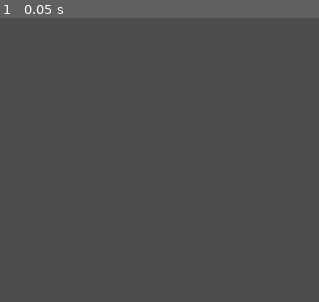
Above: before the commit, frame 1.
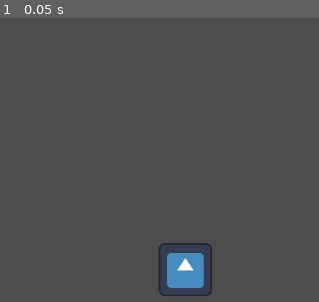
Above: after the commit, the same moment.

Repository: YYF233333/Ring-engine
Game: Godot game, scene res://scenes/main.tscn
Same seed, same stepped clock (60 frames per second), same inputs: the game is played once before the commit and once after it. The engine's default icon, where the game draws it, is replaced by a stand-in: a white triangle on a blue panel in a dark square.
Inputs:
- Up to frame 1 (0.05 s): no input

The runs differ from the first frame. In frame 1, 1.8% of the frame differs, in the area x 49-67%, y 79-98%.
Error after the commit: Parse Error: Expected type specifier after "is not". (res://modules/persist/snapshot.gd:111)

Commit message:
[REFACTOR] refine persist system

Diff:
--- /dev/null
+++ b/modules/persist/global_value.gd
@@ -0,0 +1,90 @@
+extends Node
+
+## 单例，全局变量存储器，保存在场景切换后或者游戏重新加载时需要保持不变的数据[br]
+## 典型用途：[br]
+##  1.脚本变量影射全局变量：
+##  [codeblock]
+##  var a: int:
+##      set(val): GlobalValue.set_var("a", val)
+##      get: GlobalValue.get_var("a")
+##  [/codeblock]
+
+## 全局变量类型
+enum VarType {
+    SNAPSHOT, ## 跟随存档一起保存，加载存档时覆盖
+    TEMP, ## 保存在内存中，切换场景时保持，关闭游戏丢失
+    PERSIST ## 关闭游戏时将保存到磁盘
+}
+
+var global_var: Dictionary = {}
+
+class GlobalVar:
+    var type: VarType
+    var value: Variant
+
+    func _init(type: VarType, value: Variant) -> void:
+        self.type = type
+        self.value = value
+
+## 初始化或者修改全局变量值，默认创建TEMP类型的变量
+func set_var(name: String, value: Variant) -> void:
+    global_var[name] = GlobalVar.new(VarType.TEMP, value)
+
+## [method set_var]PERSIST变体
+func set_var_persist(name: String, value: Variant) -> void:
+    global_var[name] = GlobalVar.new(VarType.PERSIST, value)
+
+## [method set_var]SNAPSHOT变体
+func set_var_snapshot(name: String, value: Variant) -> void:
+    global_var[name] = GlobalVar.new(VarType.SNAPSHOT, value)
+
+## 变量不存在时返回null
+func get_var(name: String) -> Variant:
+    return null if global_var.get(name) == null else global_var.get(name).value
+
+func has_var(name: String) -> bool:
+    return global_var.has(name)
+
+## 获取全局变量类型（不是变量自己的类型），变量不存在时返回null
+func var_type(name: String) -> VarType:
+    return null if not global_var.has(name) else global_var[name].type
+
+## 获取所有需要被快照保存的变量
+func snapshot_vars() -> Dictionary:
+    var snap_vars = {}
+    for key in global_var:
+        if global_var[key].type == VarType.SNAPSHOT:
+            var value = global_var[key].value
+            if typeof(value) == TYPE_ARRAY or typeof(value) == TYPE_DICTIONARY:
+                snap_vars[key] = value.duplicate(true)
+            else:
+                snap_vars[key] = value
+    return snap_vars
+
+func _enter_tree() -> void:
+    #TODO find a proper place for this
+    if not DirAccess.dir_exists_absolute("res://save"):
+        DirAccess.make_dir_absolute("res://save")
+    var json = JSON.new()
+    var data = FileAccess.get_file_as_string("res://save/global_variables.json")
+    # Check if there is any error while parsing the JSON string, skip in case of failure
+    if data:
+        var parse_result = json.parse(data)
+        if not parse_result == OK:
+            print("JSON Parse Error: ", json.get_error_message(), " in ", data, " at line ", json.get_error_line())
+            return
+        var global_persist = json.get_data()
+        for key in global_persist:
+            global_var[key] = GlobalVar.new(VarType.PERSIST, global_persist[key])
+
+func _exit_tree() -> void:
+    var global_persist = {}
+    for key in global_var:
+        if global_var[key].type == VarType.PERSIST:
+            global_persist[key] = global_var[key].value
+    var data = JSON.stringify(global_persist, "    ")
+    var global_file = FileAccess.open("res://save/global_variables.json", FileAccess.WRITE)
+    if global_file == null:
+        print("File open error: ", FileAccess.get_open_error())
+        return
+    global_file.store_string(data)
--- /dev/null
+++ b/modules/persist/snapshot.gd
@@ -0,0 +1,127 @@
+extends Node
+
+## 单例，提供游戏快照保存功能[br]
+## 快照逻辑上构成一个队列，回滚时新的快照将被删除[br]
+## 通过快照持久化可以提供存档功能（脚本变量需要单独存储）
+
+## 快照索引
+var snapshot_name: Dictionary = {}
+## 快照队列
+var snapshots: Array[Snapshot] = []
+## 全局唯一存档计数器，提供默认存档文件名称
+var save_counter: int:
+    set(val): GlobalValue.set_var_persist("save_counter", val)
+    get: return GlobalValue.get_var("save_counter")
+
+
+class Snapshot:
+    var name: String
+    # 场景树
+    var root: Node
+    # 其它需要保存的变量
+    var meta: Dictionary
+
+    func _init(name: String, root: Node) -> void:
+        self.name = name
+        self.root = root
+
+func _ready() -> void:
+    # 这个方法在游戏最开始执行，应该不会出现save_counter(temp)的情况
+    if not GlobalValue.has_var("save_counter"):
+        GlobalValue.set_var_persist("save_counter", 0)
+
+## 打印当前的快照队列，可以自定义打印格式[br]
+## custom_print需要接受两个参数：[br]
+##      name：快照名[br]
+##      root：快照场景根节点[br]
+func print_snapshots(custom_print: Callable = func(name: String, _root: Node): print(name)) -> void:
+    print("=====snapshots=====")
+    for snapshot in snapshots:
+        custom_print.call(snapshot.name, snapshot.root)
+    print("====================")
+
+## 查看当前快照队列中的所有快照名称
+func current_snapshots() -> Array[String]:
+    var names = []
+    for snap in snapshots:
+        names.append(snap.name)
+    return names
+
+## 创建新快照，可以指定快照名，但不能重复，返回值为新创建的快照的名称
+func create_snapshot(root: Node, name: String = "") -> String:
+    if name.is_empty():
+        name = String.num_int64(save_counter)
+        save_counter += 1
+    ## 确保快照名不重复
+    assert(snapshot_name.has(name) == false)
+    var snapshot = Snapshot.new(name, root.duplicate())
+    snapshot.meta = GlobalValue.snapshot_vars()
+    #print(snapshot.name)
+    snapshots.append(snapshot)
+    snapshot_name[name] = snapshot
+    return name
+
+## 返回指定快照的状态，回滚场景树和标记为SNAPSHOT的全局变量
+## 如果无法找到指定快照，返回null，不修改快照队列
+func rollback(name: String, prev_root: Node) -> String:
+    if snapshot_name[name] == null:
+        return "Snapshot not found"
+    while not snapshots.is_empty():
+        var snap = snapshots.pop_back()
+        snapshot_name.erase(snap.name)
+        if snap.name == name:
+            var root = get_tree().root
+            root.remove_child(prev_root)
+            root.add_child(snap.root)
+            # restore snapshot variables
+            for key in snap.meta:
+                GlobalValue.set_var_snapshot(key, snap.meta[key])
+            return "Ok"
+    push_error("Unreachable")
+    return ""
+
+## 将快照持久化到磁盘，默认文件名和快照名相同，支持自定义文件名，返回实际使用的文件名[br]
+## [color=yellow]Warning:[/color] 已经存在的同名快照将被覆盖
+func persist_snapshot(name: String, file_name: String = "") -> String:
+    var snapshot: Snapshot = snapshot_name[name]
+    # save scenetree
+    recursive_set_owner(snapshot.root)
+    var scene = PackedScene.new()
+    var result = scene.pack(snapshot.root)
+    if result == OK:
+        if file_name.is_empty():
+            file_name = snapshot.name
+        var error = ResourceSaver.save(scene, "res://save/"+file_name+".tscn")
+        if error != OK:
+            push_error("An error occurred while saving the scene to disk.")
+    # save snapshot vars
+    var meta = JSON.stringify(snapshot.meta, "    ")
+    var meta_file = FileAccess.open("res://save/"+file_name+".json", FileAccess.WRITE)
+    if meta_file == null:
+        push_error("File open error: ", FileAccess.get_open_error())
+    meta_file.store_string(meta)
+    return file_name
+
+## 从磁盘中加载快照，panic on failure
+func load_snapshot(file_name: String, prev_root: Node) -> String:
+    var scene = load("res://save/"+file_name+".tscn")
+    if scene == null:
+        push_error("An error occurred while loading scene ", file_name)
+    var meta = JSON.parse_string(FileAccess.get_file_as_string("res://save/"+file_name+".json"))
+    assert(meta is not null)
+    var root = get_tree().root
+    root.remove_child(prev_root)
+    root.add_child(scene.instantiate())
+    # restore snapshot variables
+    for key in meta:
+        GlobalValue.set_var_snapshot(key, meta[key])
+    return "Ok"
+
+## 将root下的所有节点的owner设置为root（[color=yellow]Warning:[/color] 不要手动设置参数owner）
+static func recursive_set_owner(root: Node, owner: Node = null) -> String:
+    if owner == null:
+        owner = root
+    for node in root.get_children():
+        node.set_owner(owner)
+        recursive_set_owner(node, owner)
+    return "Ok"
--- a/project.godot
+++ b/project.godot
@@ -17,8 +17,8 @@
 
 [autoload]
 
-Save="*res://scripts/persist/save.gd"
-GlobalValue="*res://scripts/persist/global_value.gd"
+SnapshotServer="*res://modules/persist/snapshot.gd"
+GlobalValue="*res://modules/persist/global_value.gd"
 
 [display]
 
--- a/scenes/main.gd
+++ b/scenes/main.gd
@@ -1,30 +1,19 @@
 extends Node2D
-
-var tmp:
-	set(val): GlobalValue.set_var("tmp", val, true)
-	get: return GlobalValue.get_var("tmp")
 
 # Called when the node enters the scene tree for the first time.
 func _ready() -> void:
-	pass
+    pass
 
 
 # Called every frame. 'delta' is the elapsed time since the previous frame.
 func _process(delta: float) -> void:
-	if Input.is_action_pressed("ui_right"):
-		Save.persist_to_mem(self)
-		tmp = tmp+1 if tmp else 1
-		print("tmp is: ", tmp)
-		self.position.x += 10
-		$Sprite2D.offset.x += 10
-		#print("now pos is ", $Sprite2D.offset.x)
-		#Save.print_save_slot()
-	elif Input.is_action_pressed("ui_left"):
-		tmp -= 1
-		var node = Save.load_from_mem(tmp)
-		print("tmp is: ", tmp)
-		#print("get node with pos ", node.get_child(0).offset.x)
-		#Save.print_save_slot()
-		get_tree().get_root().add_child(node)
-		get_tree().get_root().remove_child(self)
-		self.queue_free()
+    if Input.is_action_pressed("ui_right"):
+        SnapshotServer.create_snapshot(self)
+        self.position.x += 10
+        $Sprite2D.offset.x += 10
+        #print("now pos is ", $Sprite2D.offset.x)
+        #Save.print_save_slot()
+    elif Input.is_action_pressed("ui_left"):
+        var res = SnapshotServer.rollback(SnapshotServer.current_snapshots()[-1], self)
+        if res == "Ok":
+            self.queue_free()
--- a/scenes/main.tscn
+++ b/scenes/main.tscn
@@ -1,6 +1,7 @@
-[gd_scene load_steps=3 format=3 uid="uid://dgk8dwrmumwji"]
+[gd_scene load_steps=4 format=3 uid="uid://dgk8dwrmumwji"]
 
 [ext_resource type="Script" path="res://scenes/main.gd" id="1_ovk5y"]
+[ext_resource type="Texture2D" uid="uid://ctnqjc8xnmw7j" path="res://icon.svg" id="2_2aywu"]
 
 [sub_resource type="ParticleProcessMaterial" id="ParticleProcessMaterial_emyad"]
 particle_flag_disable_z = true
@@ -15,3 +16,7 @@
 
 [node name="GPUParticles2D" type="GPUParticles2D" parent="."]
 process_material = SubResource("ParticleProcessMaterial_emyad")
+
+[node name="Icon" type="Sprite2D" parent="."]
+position = Vector2(445, 604)
+texture = ExtResource("2_2aywu")
--- a/scripts/persist/global_value.gd
+++ /dev/null
@@ -1,46 +0,0 @@
-extends Node
-
-var global_var: Dictionary = {}
-var global_temp: Dictionary = {}
-
-func set_var(name: String, value: Variant, temp: bool = false) -> String:
-	global_var[name] = value
-	if temp:
-		global_temp[name] = true
-	elif global_temp.has(name):
-		global_temp.erase(name)
-	return "Ok"
-
-func get_var(name: String) -> Variant:
-	return global_var.get(name)
-
-func has_var(name: String) -> bool:
-	return global_var.has(name)
-
-func is_temp(name: String) -> bool:
-	return global_temp.has(name)
-
-func _enter_tree() -> void:
-	var json = JSON.new()
-	var data = FileAccess.get_file_as_string("res://save/global_variables.json")
-	# Check if there is any error while parsing the JSON string, skip in case of failure
-	if data:
-		var parse_result = json.parse(data)
-		if not parse_result == OK:
-			print("JSON Parse Error: ", json.get_error_message(), " in ", data, " at line ", json.get_error_line())
-			return
-		global_var = json.get_data()
-
-func _exit_tree() -> void:
-
-	for key in global_temp.keys():
-		global_var.erase(key)
-	var data = JSON.stringify(global_var, "    ")
-	if not DirAccess.dir_exists_absolute("res://save"):
-		DirAccess.make_dir_absolute("res://save")
-	var global_file = FileAccess.open("res://save/global_variables.json", FileAccess.WRITE)
-	if global_file == null:
-		print("File open error: ", FileAccess.get_open_error())
-		return
-	global_file.store_string(data)
-	return
--- a/scripts/persist/save.gd
+++ /dev/null
@@ -1,57 +0,0 @@
-extends Node
-
-var save_slots: Array[Node] = []
-var save_counter: int:
-	set(val): GlobalValue.set_var("save_counter", val)
-	get: return GlobalValue.get_var("save_counter")
-
-
-func _ready() -> void:
-	if not GlobalValue.has_var("save_counter"):
-		GlobalValue.set_var("save_counter", 0)
-
-func print_save_slot() -> void:
-	print("=====save slots=====")
-	for node in save_slots:
-		#print(node.get_child(0).offset.x)
-		pass
-	print("====================")
-
-func persist_to_mem(node: Node) -> String:
-	save_slots.append(node.duplicate())
-	return "Ok"
-
-func persist_to_disk(node: Node, file_name: String = "") -> String:
-	recursive_set_owner(node)
-	var scene = PackedScene.new()
-	var result = scene.pack(node)
-	if result == OK:
-		if file_name.is_empty():
-			file_name = "%s" % save_counter
-			save_counter += 1
-		var error = ResourceSaver.save(scene, "res://save/"+file_name+".tscn")
-		if error != OK:
-			push_error("An error occurred while saving the scene to disk.")
-	return file_name
-
-func load_from_mem(index: int) -> Node:
-	assert(index >= -save_slots.size() and index < save_slots.size())
-	if index >= 0:
-		save_slots.resize(index+1)
-	else:
-		save_slots.resize(save_slots.size() - (-index-1))
-	return save_slots.pop_back()
-
-func load_from_disk(file_name: String) -> Node:
-	print("res://save/"+file_name+".tscn")
-	var scene = load("res://save/"+file_name+".tscn").instantiate()
-	return scene
-
-
-static func recursive_set_owner(root: Node, owner: Node = null) -> String:
-	if owner == null:
-		owner = root
-	for node in root.get_children():
-		node.set_owner(owner)
-		recursive_set_owner(node, owner)
-	return "Ok"
Not shown, changed: MODULE.md
